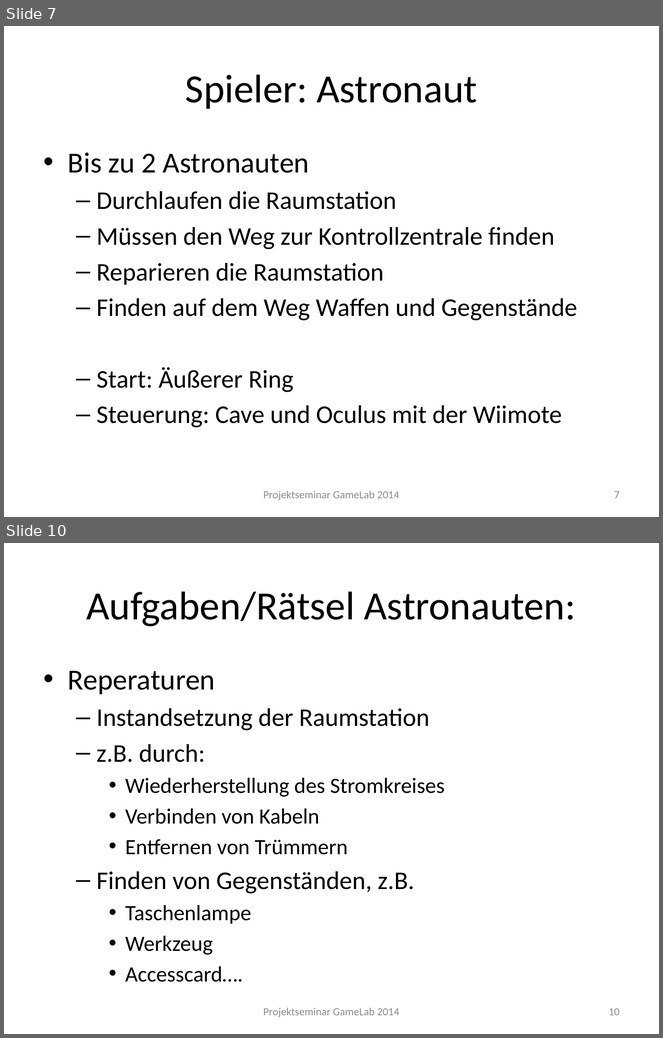
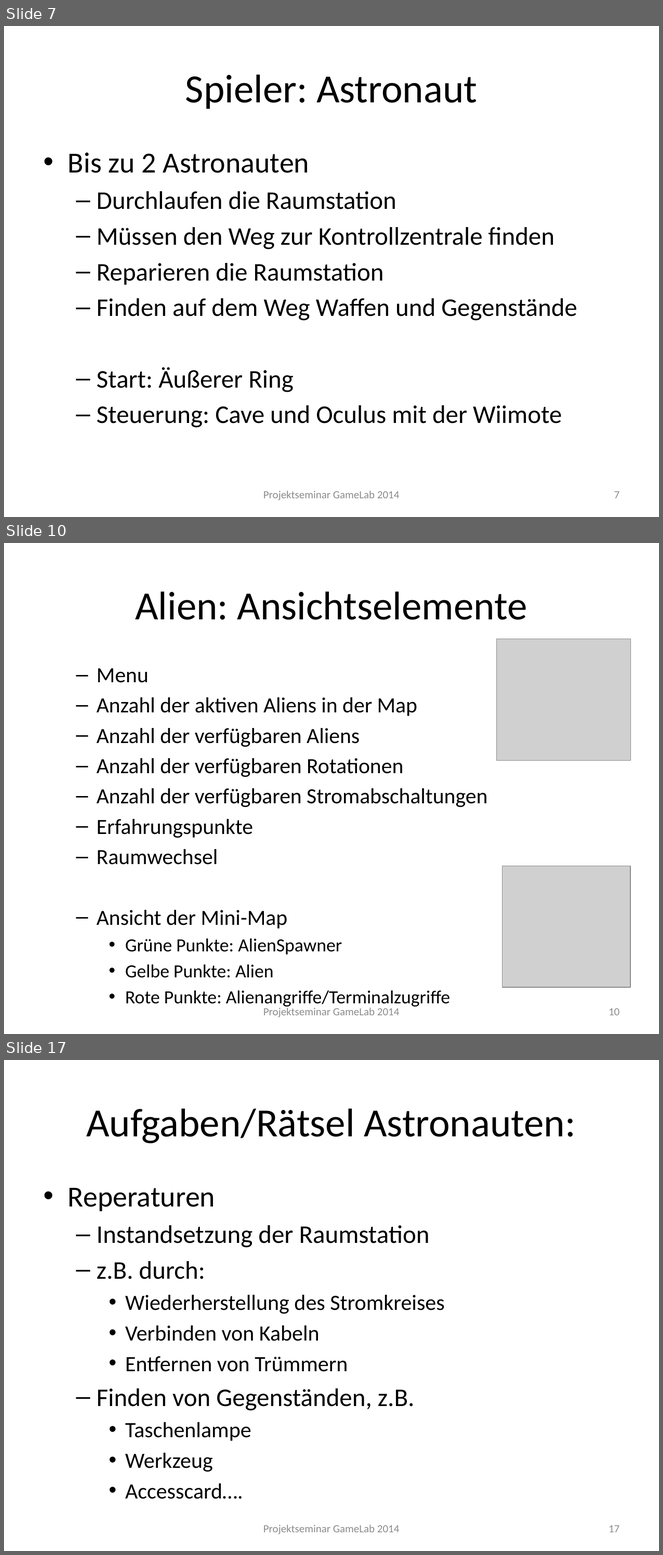
Before and after one commit to Instinctlol/gamelab2014, a slide deck: Abschlusspräsentation/SpielkonzeptFINAL.pptx. Shown one above the other, each under a label of ours: slides 7 and 10 before the commit, slides 7, 10 and 17 after it; the slides between them are not shown. The pictures are 663x1038 and 663x1555 pixels, drawn with LibreOffice and Linux fonts; fonts in the diff are those of the drawing; grey boxes stand for pictures; background and template pictures are left out. Boxes give left, top, right and bottom in pixels: in the first picture for what was removed or moved away, otherwise in the second. Text is boxed around its words. In the diff, an @@ line names an element or a change of style, - is before the commit and + after.

Commit message:
Alien Sachen reingepackt

```diff
--- a/Abschlusspräsentation/SpielkonzeptFINAL.pptx
+++ b/Abschlusspräsentation/SpielkonzeptFINAL.pptx
@@ slide 10 added at [4,543,659,1034], background picture (left out) @@
@@ title added at [135,591,528,620], 44 pt, text #000000 @@
+Alien: Ansichtselemente
@@ picture added at [497,639,631,761] @@
@@ text added at [97,668,488,1008], 23.8 pt, text #000000 @@
+  – Menu
+  – Anzahl der aktiven Aliens in der Map
+  – Anzahl der verfügbaren Aliens
+  – Anzahl der verfügbaren Rotationen
+  – Anzahl der verfügbaren Stromabschaltungen
+  – Erfahrungspunkte
+  – Raumwechsel
+  – Ansicht der Mini-Map
+    • Grüne Punkte: AlienSpawner
+    • Gelbe Punkte: Alien
+    • Rote Punkte: Alienangriffe/Terminalzugriffe
@@ picture added at [503,866,631,988] @@
@@ text added at [263,1006,400,1018], 12 pt, text #8C8C8C @@
+Projektseminar GameLab 2014
@@ page number added at [609,1008,620,1016], 12 pt, text #8C8C8C @@
+10
@@ what was slide 10 is now slide 17 @@
@@ page number at [609,1525,620,1533]: text changed @@
-10
+17
```
Also in this commit, not shown: 2 slides changed, 6 other slides added, 4 other files.
